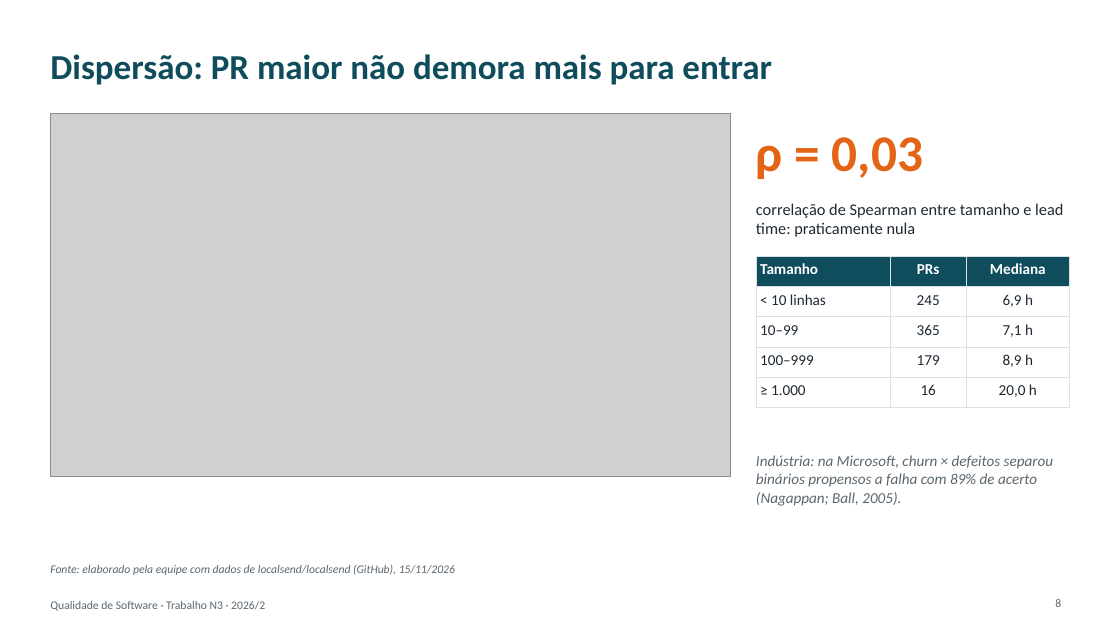
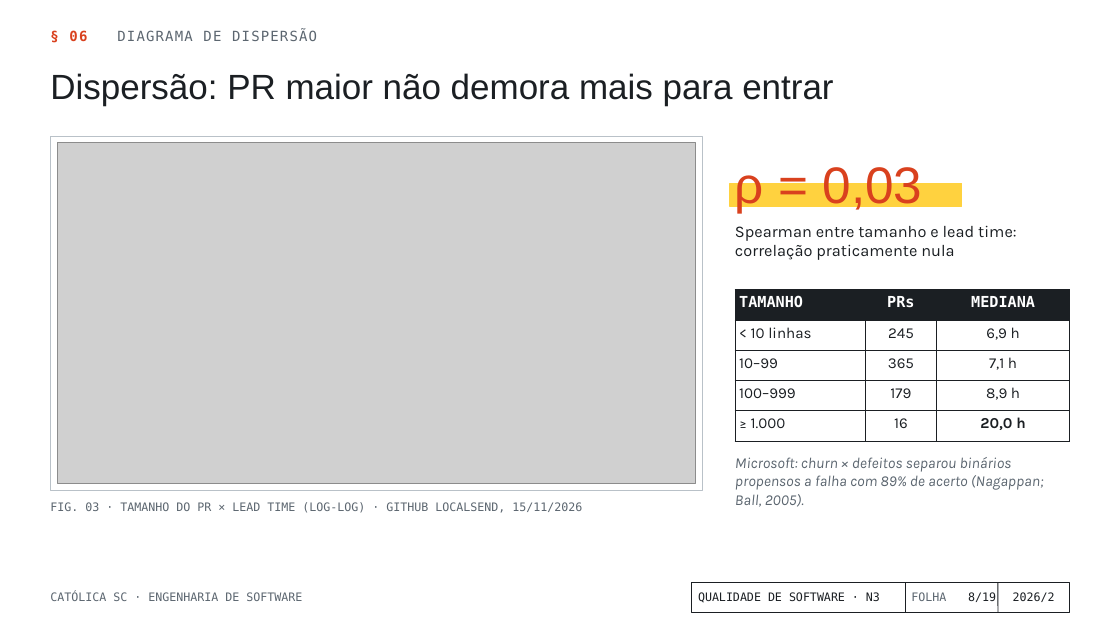
Before and after one commit to geison-melo/software-engineering, a slide deck: slide 8 of 5-semestre/qualidade-de-software/Trabalho N3/Apresentação N3 - Ferramentas da Qualidade.pptx. Drawn at 1120x630 pixels with LibreOffice and Linux fonts; fonts in the diff are those of the drawing; grey boxes stand for pictures; background and template pictures are left out. Boxes give left, top, right and bottom in pixels: in the first picture for what was removed or moved away, otherwise in the second. Text is boxed around its words. In the diff, an @@ line names an element or a change of style, - is before the commit and + after.

Commit message:
feat: novo visual da apresentação no estilo folha de inspeção de engenharia

```diff
--- a/5-semestre/qualidade-de-software/Trabalho N3/Apresentação N3 - Ferramentas da Qualidade.pptx
+++ b/5-semestre/qualidade-de-software/Trabalho N3/Apresentação N3 - Ferramentas da Qualidade.pptx
@@ title "Dispersão: PR maior não demora ..." moved from (x1=50, y1=54, x2=772, y2=85) to (x1=50, y1=73, x2=833, y2=106) @@
@@ title "Dispersão: PR maior não demora ..." at (x1=50, y1=73, x2=833, y2=106): font Calibri to Arial, text colour #0F4C5C to #1B1F23, bold off @@
@@ text added at (x1=69, y1=30, x2=317, y2=41), 12 pt, text #5C6670 @@
+§ 06 DIAGRAMA DE DISPERSÃO
@@ rectangle added at (x1=50, y1=136, x2=702, y2=490), fill #FFFFFF, outline #B9C1C8 0.75 pt @@
@@ picture resized from (x1=50, y1=113, x2=731, y2=476) to (x1=57, y1=143, x2=696, y2=483) @@
@@ text "ρ = 0,03" moved from (x1=756, y1=137, x2=923, y2=179) to (x1=735, y1=162, x2=923, y2=213) @@
@@ text "ρ = 0,03" at (x1=735, y1=162, x2=923, y2=213): font Calibri to Arial, text colour #E36414 to #D9411E, bold off; vertical alignment middle to bottom @@
@@ rectangle added at (x1=730, y1=183, x2=962, y2=207), fill #FFD23F, outline #FFD23F 1 pt @@
@@ text "Spearman entre tamanho e lead ..." at (x1=735, y1=226, x2=1017, y2=260): vertical alignment middle to top @@
@@ text at (x1=735, y1=226, x2=1017, y2=260): text changed; font Calibri to Karla; text colour #1F2933 to #1B1F23 @@
-correlação de Spearman entre tamanho e lead time: praticamente nula
+Spearman entre tamanho e lead time: correlação praticamente nula
@@ table at (x1=735, y1=290, x2=1070, y2=434) @@
-row 1, column 1: Tamanho
+row 1, column 1: TAMANHO
-row 1, column 3: Mediana
+row 1, column 3: MEDIANA
@@ fill #0F4C5C to #1B1F23 in row 1 @@
@@ fill none to #FFFFFF in 12 cells @@
@@ font Calibri to DejaVu Sans Mono in "PRs" @@
@@ font Calibri to Karla, text colour #1F2933 to #1B1F23 in "< 10 linhas", "245", "6,9 h", "10–99" and 8 more places @@
@@ bold on in "20,0 h" @@
@@ borders changed @@
@@ table resized from (x1=756, y1=256, x2=1070, y2=401) to (x1=735, y1=290, x2=1070, y2=434) @@
@@ text at (x1=735, y1=457, x2=1044, y2=507): text changed; font Calibri to Karla; text colour #5B6770 to #5C6670 @@
-Indústria: na Microsoft, churn × defeitos separou binários propensos a falha com 89% de acerto (Nagappan; Ball, 2005).
+Microsoft: churn × defeitos separou binários propensos a falha com 89% de acerto (Nagappan; Ball, 2005).
@@ text "Microsoft: churn × defeitos separou ..." at (x1=735, y1=457, x2=1044, y2=507): vertical alignment middle to top @@
@@ text added at (x1=50, y1=502, x2=582, y2=513), 10 pt, text #5C6670 @@
+FIG. 03 · TAMANHO DO PR × LEAD TIME (LOG-LOG) · GITHUB LOCALSEND, 15/11/2026
@@ text removed at (x1=50, y1=565, x2=455, y2=575) @@
-Fonte: elaborado pela equipe com dados de localsend/localsend (GitHub), 15/11/2026
@@ text added at (x1=50, y1=592, x2=302, y2=601), 10 pt, text #5C6670 @@
+CATÓLICA SC · ENGENHARIA DE SOFTWARE
@@ rectangle added at (x1=691, y1=582, x2=1070, y2=613), fill #FFFFFF, outline #1B1F23 0.75 pt @@
@@ text at (x1=698, y1=592, x2=880, y2=603): text changed; font Calibri to DejaVu Sans Mono; text colour #5B6770 to #1B1F23 @@
-Qualidade de Software · Trabalho N3 · 2026/2
+QUALIDADE DE SOFTWARE · N3
@@ line added from (906, 582) to (906, 613), #1B1F23 0.75 pt @@
@@ text added at (x1=911, y1=592, x2=946, y2=601), 10 pt, text #5C6670 @@
+FOLHA
@@ page number moved from (x1=1055, y1=599, x2=1061, y2=607) to (x1=968, y1=592, x2=975, y2=601) @@
@@ page number at (x1=968, y1=592, x2=975, y2=601): font Calibri to DejaVu Sans Mono, text colour #5B6770 to #1B1F23; vertical alignment top to middle @@
@@ text added at (x1=975, y1=592, x2=996, y2=602), 10 pt, text #1B1F23 @@
+/19
@@ line added from (998, 582) to (998, 613), #1B1F23 0.75 pt @@
@@ text added at (x1=1013, y1=592, x2=1055, y2=602), 10 pt, text #1B1F23 @@
+2026/2
```
Also in this commit, not shown: 18 other slides changed, 10 other files.
